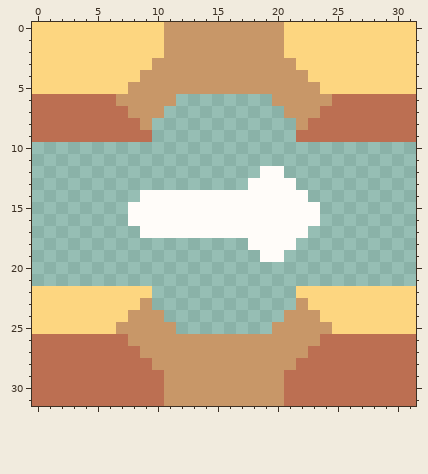
A pixel-art sprite gets an edit: sprites/blocks/liquids/directed-conduit/directed-conduit-top-0.png. Above is the file before it was changed.
The file is 32x32 pixels.
Now the later version:
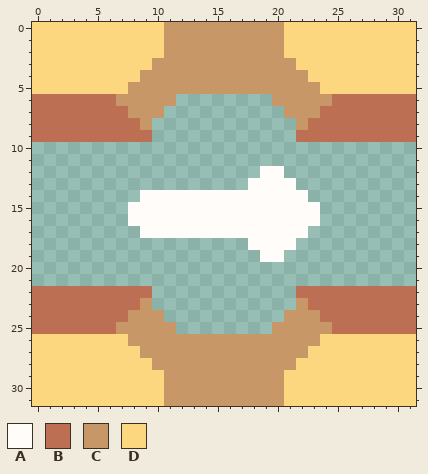
Palette (. is transparent): A #fffcf9  B #bc6f52  C #c89768  D #fdd680
What changed:
The author changed colour D to colour B in row 22 at x 0 to 9 and 22 to 31; in row 23 at x 0 to 8 and 23 to 31; in row 24 at x 0 to 7 and 24 to 31; in row 25 at x 0 to 6 and 25 to 31.
The author changed colour B to colour D in row 26 at x 0 to 7 and 24 to 31; in row 27 at x 0 to 8 and 23 to 31; in row 28 at x 0 to 9 and 22 to 31; in rows 29 to 31 at x 0 to 10 and 21 to 31.
Pixel boxes of the changes (left, top, right, bottom) in both pictures:
changed: (32, 286, 164, 406)
changed: (284, 286, 416, 406)
